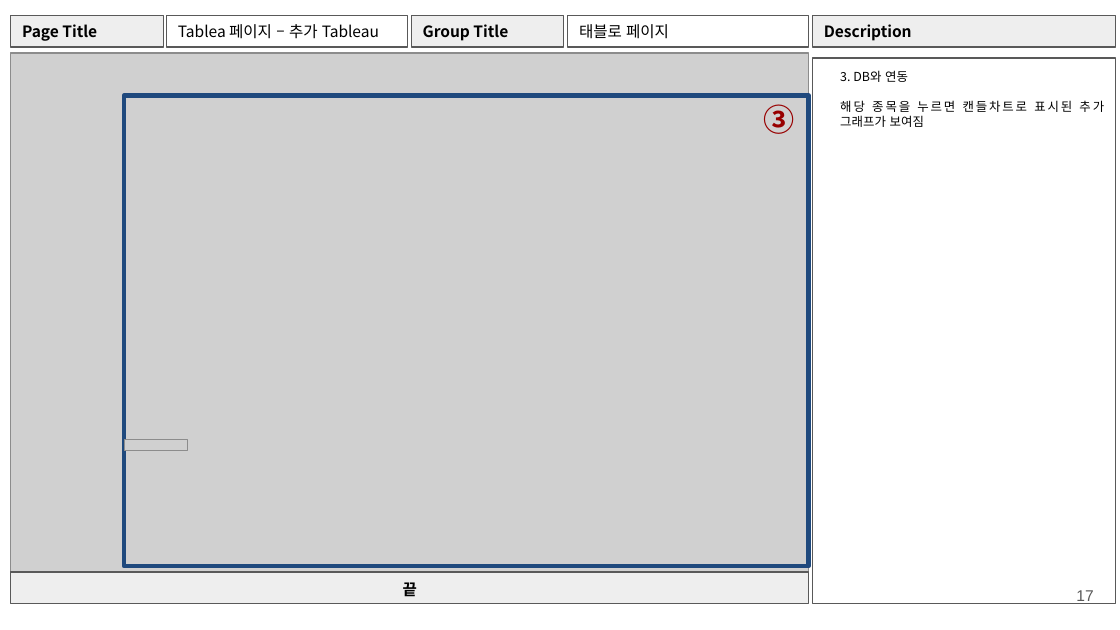
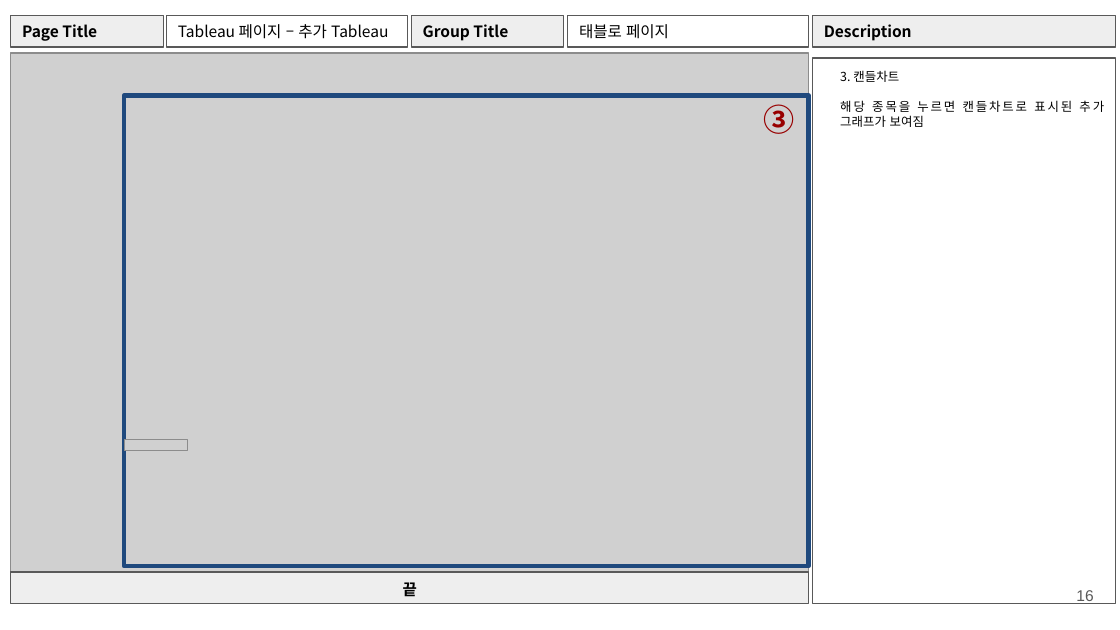
Before and after one commit to gentle-potato/21KDT-Project, a slide deck: slide 16 of 3. Final/Document/3. Wireframe.pptx (slide 17 before the commit). Drawn at 1120x630 pixels with LibreOffice and Linux fonts; fonts in the diff are those of the drawing; grey boxes stand for pictures. Boxes give left, top, right and bottom in pixels: in the first picture for what was removed or moved away, otherwise in the second. Text is boxed around its words. In the diff, an @@ line names an element or a change of style, - is before the commit and + after.

```diff
--- a/3. Final/Document/3. Wireframe.pptx
+++ b/3. Final/Document/3. Wireframe.pptx
@@ text in rectangle at (178,24,388,39): text changed @@
-Tablea 페이지 – 추가 Tableau
+Tableau 페이지 – 추가 Tableau
@@ text in rectangle at (840,70,899,82): text changed @@
-3. DB와 연동
+3. 캔들차트
@@ page number at (1076,590,1093,604): text changed @@
-17
+16
```
Also in this commit, not shown: 7 other slides changed, 1 slide removed, 1 other file.
